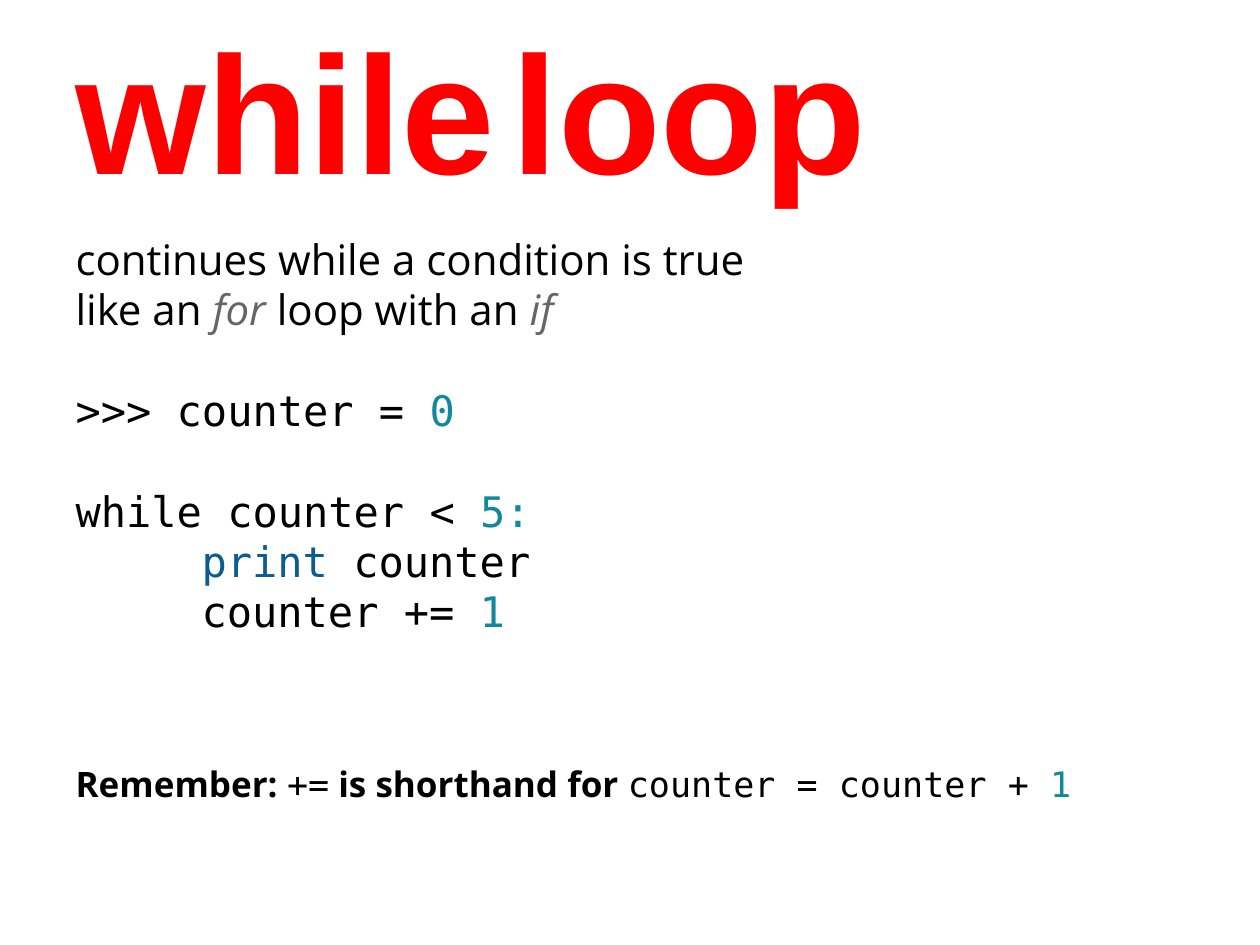
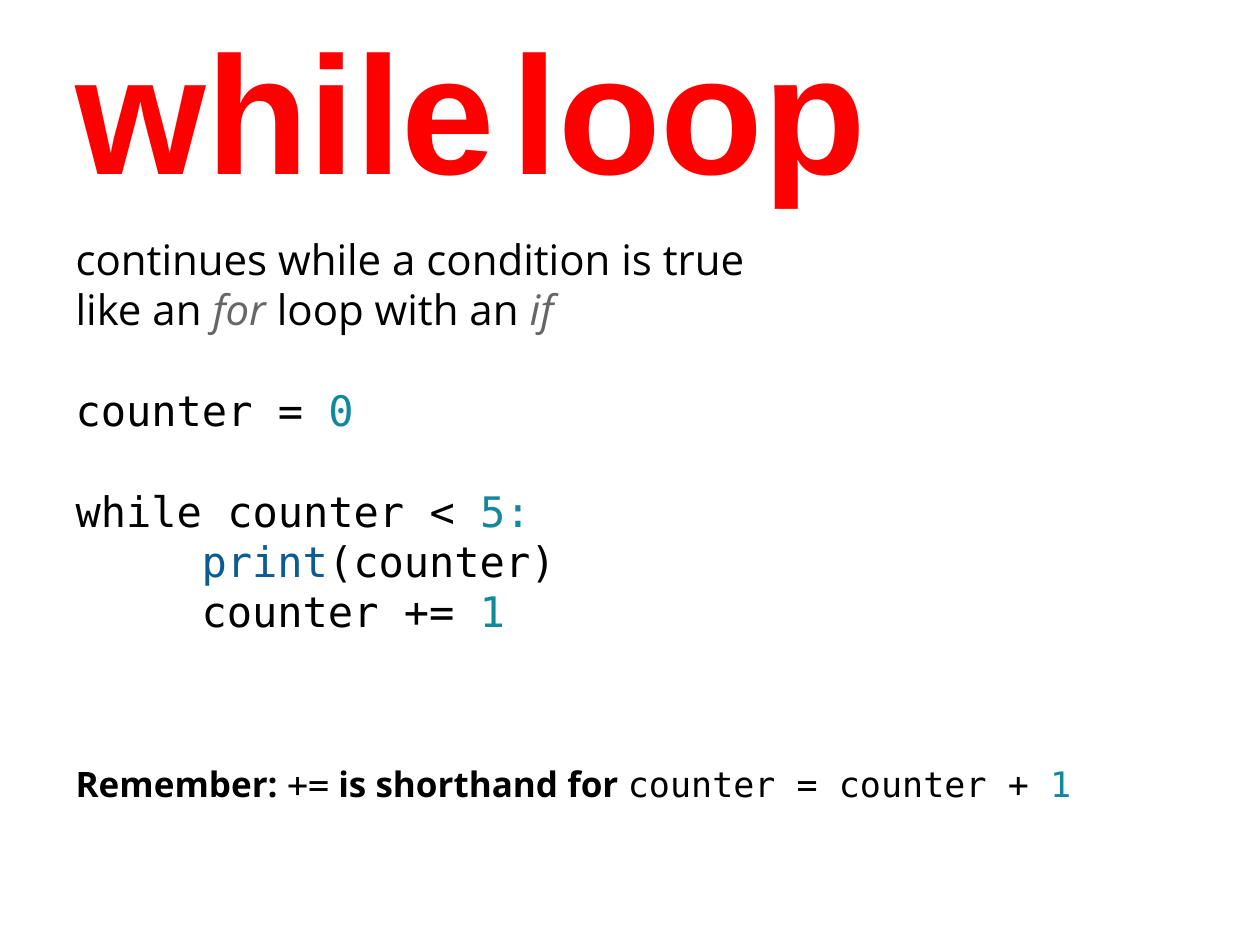
Before and after one commit to humanitiesprogramming/slides, a slide deck: slide 23 of 2017/python/Python Programming Concepts II.pptx. Drawn at 1260x945 pixels with LibreOffice and Linux fonts; fonts in the diff are those of the drawing. Boxes give left, top, right and bottom in pixels: in the first picture for what was removed or moved away, otherwise in the second. Text is boxed around its words. In the diff, an @@ line names an element or a change of style, - is before the commit and + after.

```diff
--- a/2017/python/Python Programming Concepts II.pptx
+++ b/2017/python/Python Programming Concepts II.pptx
@@ text at <box>76,395,353,427</box>: text changed @@
->>> counter = 0
+counter = 0
@@ text at <box>202,545,556,586</box>: text changed @@
-print counter
+print(counter)
```
Also in this commit, not shown: 6 other slides changed, 2 other files.
